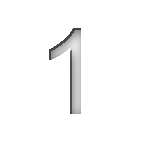
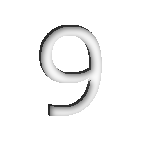
Comparing the layer stacks of the two w=142, h=142 images. Changes:
removed layer "Ebene" over left=49, top=28, right=81, bottom=114
added layer "8result" above "8" over left=39, top=25, right=102, bottom=116
